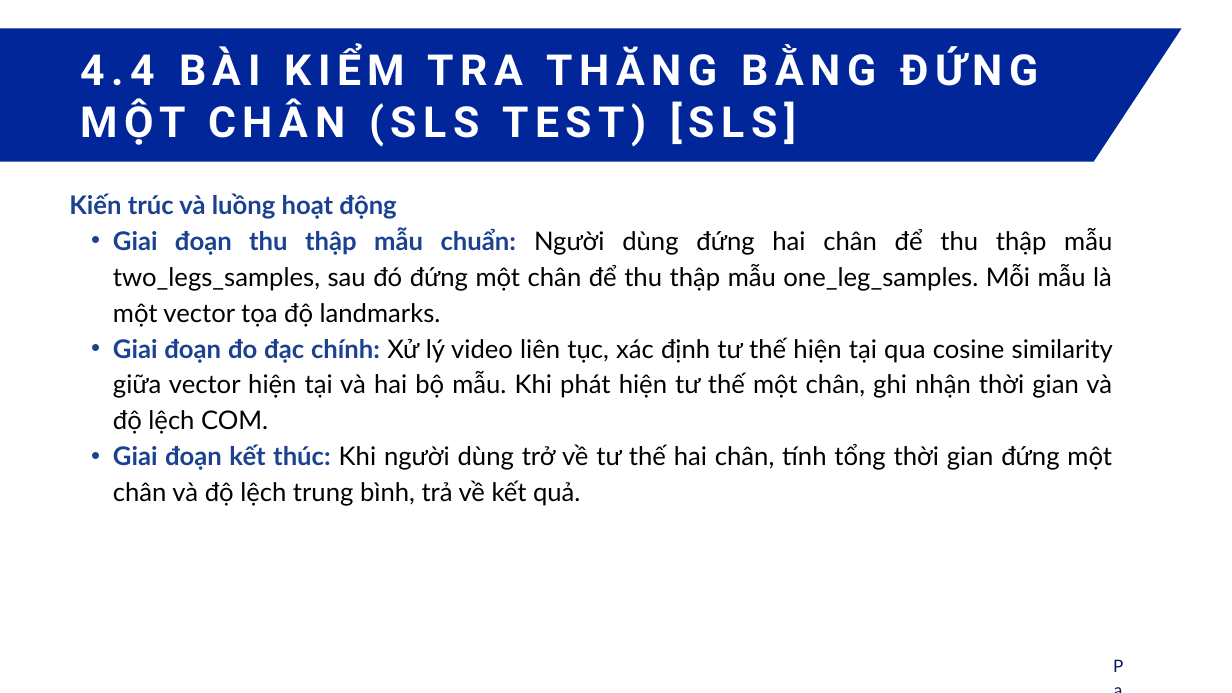
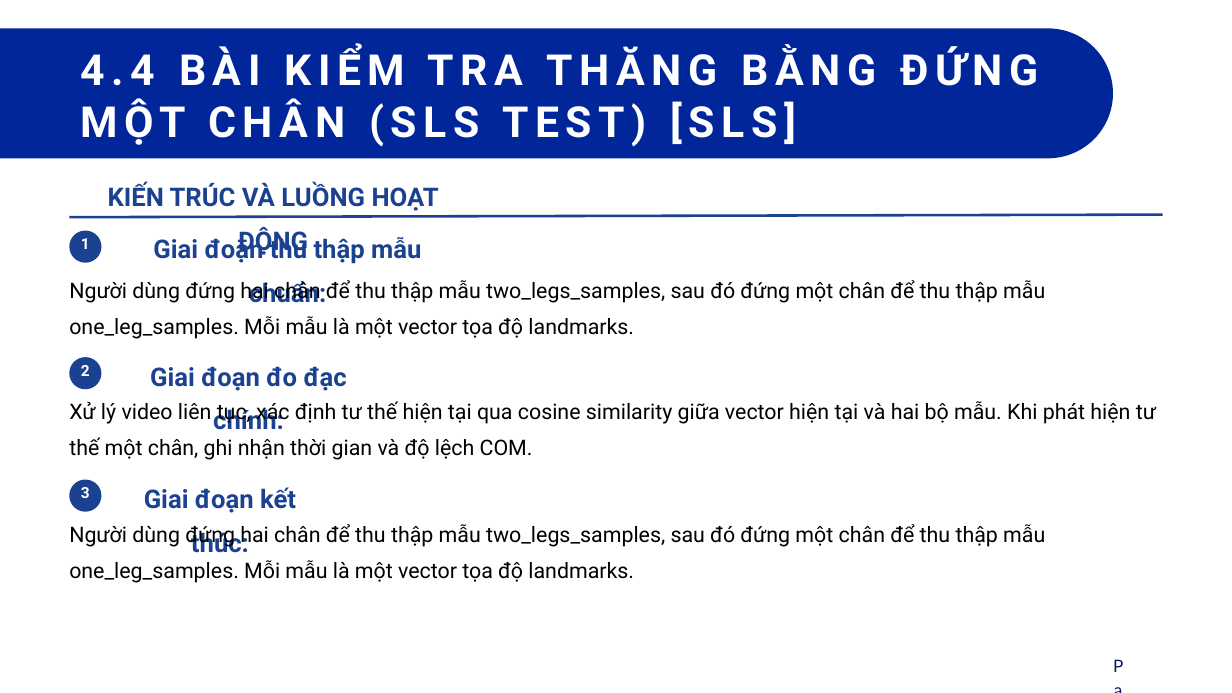
Before and after one commit to DatTwenty3/xiaomi_smart_scale_2, a slide deck: slide 26 of report/Luận văn Thạc sĩ - HK251.pptx. Drawn at 1232x693 pixels with LibreOffice and Linux fonts; fonts in the diff are those of the drawing. Boxes give left, top, right and bottom in pixels: in the first picture for what was removed or moved away, otherwise in the second. Text is boxed around its words. In the diff, an @@ line names an element or a change of style, - is before the commit and + after.

```diff
--- a/report/Luận văn Thạc sĩ - HK251.pptx
+++ b/report/Luận văn Thạc sĩ - HK251.pptx
@@ freeform shape: place and size @@
-freeform shape at bbox=[0, 28, 1181, 161]
+freeform shape at bbox=[0, 28, 1113, 158]
@@ text "4.4 BÀI KIỂM TRA THĂNG ..." rewrapped from bbox=[81, 46, 1038, 291] to bbox=[81, 46, 1038, 86] @@
@@ text added at bbox=[108, 183, 439, 257], 30 pt, text #1B4290, bold @@
+KIẾN TRÚC VÀ LUỒNG HOẠT ĐỘNG
@@ freeform shape added at bbox=[69, 230, 101, 262], fill #1B4290 @@
@@ line added from (70, 217) to (1163, 214), #1B4290 3 pt @@
@@ text added at bbox=[81, 238, 90, 249], 18 pt, text #FFFFFF, bold @@
+1
@@ text added at bbox=[153, 235, 421, 303], 30 pt, text #1B4290, bold @@
+Giai đoạn thu thập mẫu chuẩn:
@@ text at bbox=[69, 280, 1045, 339]: text changed; size 30 to 25 pt; font Lato to Roboto @@
-Kiến trúc và luồng hoạt động
-  • Giai đoạn thu thập mẫu chuẩn: Người dùng đứng hai chân để thu thập mẫu two_legs_samples, sau đó đứng một chân để thu thập mẫu one_leg_samples. Mỗi mẫu là một vector tọa độ landmarks.
-  • Giai đoạn đo đạc chính: Xử lý video liên tục, xác định tư thế hiện tại qua cosine similarity giữa vector hiện tại và hai bộ mẫu. Khi phát hiện tư thế một chân, ghi nhận thời gian và độ lệch COM.
-  • Giai đoạn kết thúc: Khi người dùng trở về tư thế hai chân, tính tổng thời gian đứng một chân và độ lệch trung bình, trả về kết quả.
+Người dùng đứng hai chân để thu thập mẫu two_legs_samples, sau đó đứng một chân để thu thập mẫu one_leg_samples. Mỗi mẫu là một vector tọa độ landmarks.
@@ freeform shape added at bbox=[69, 357, 101, 389], fill #1B4290 @@
@@ text added at bbox=[81, 365, 90, 376], 18 pt, text #FFFFFF, bold @@
+2
@@ text added at bbox=[150, 366, 347, 430], 30 pt, text #1B4290, bold @@
+Giai đoạn đo đạc chính:
@@ text added at bbox=[69, 401, 1156, 460], 25 pt, text #000000 @@
+Xử lý video liên tục, xác định tư thế hiện tại qua cosine similarity giữa vector hiện tại và hai bộ mẫu. Khi phát hiện tư thế một chân, ghi nhận thời gian và độ lệch COM.
@@ freeform shape added at bbox=[69, 479, 101, 511], fill #1B4290 @@
@@ text added at bbox=[81, 487, 90, 498], 18 pt, text #FFFFFF, bold @@
+3
@@ text added at bbox=[144, 487, 296, 552], 30 pt, text #1B4290, bold @@
+Giai đoạn kết thúc:
@@ text added at bbox=[69, 524, 1045, 583], 25 pt, text #000000 @@
+Người dùng đứng hai chân để thu thập mẫu two_legs_samples, sau đó đứng một chân để thu thập mẫu one_leg_samples. Mỗi mẫu là một vector tọa độ landmarks.
```
Also in this commit, not shown: 30 other slides changed, 3 other files.
